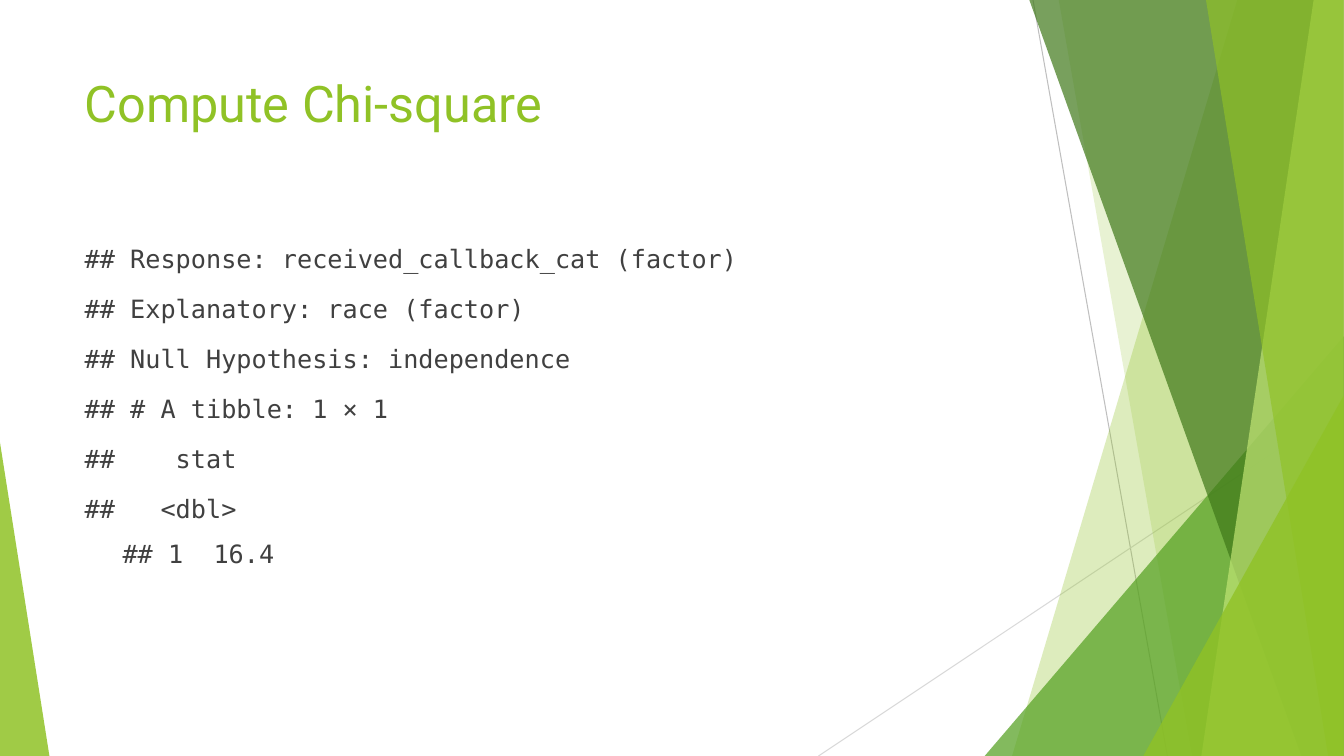
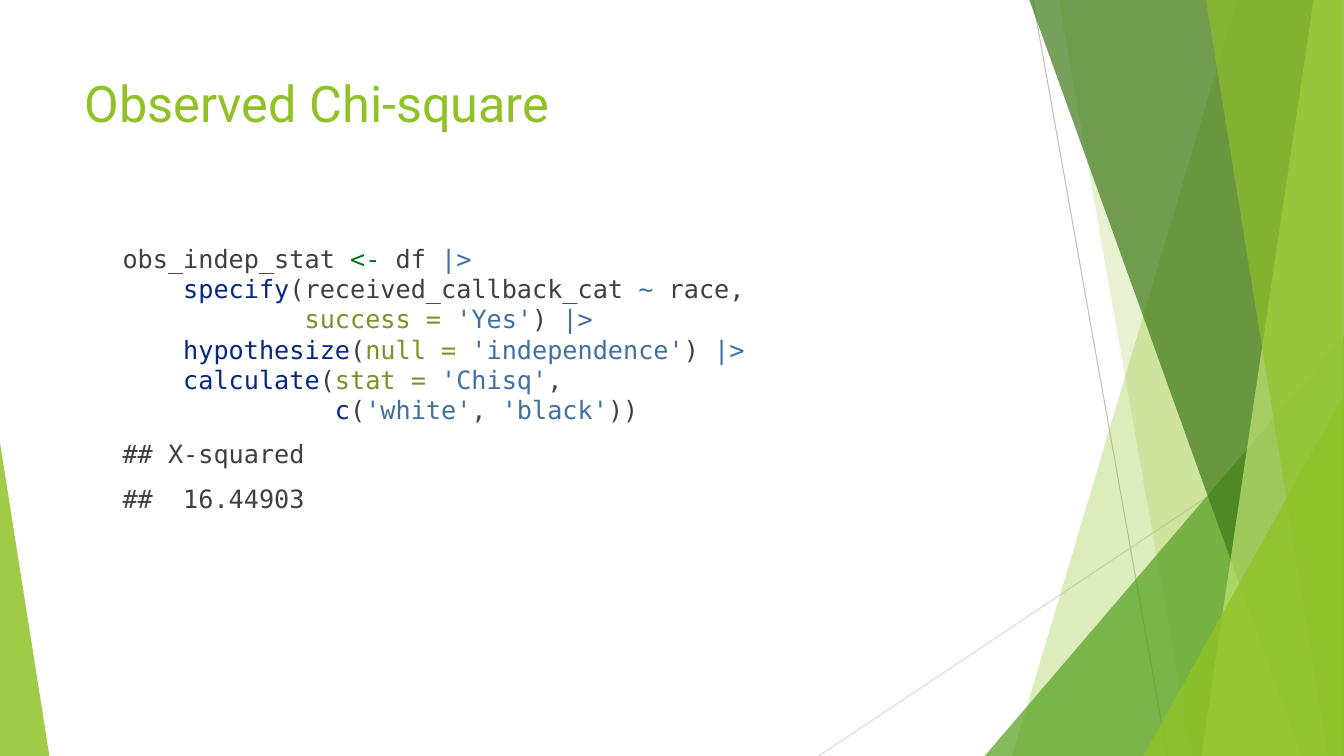
Before and after one commit to himalayahall/CUNY-DATA606, a slide deck: slide 11 of Project/Hakim-Project.pptx (slide 10 before the commit). Drawn at 1344x756 pixels with LibreOffice and Linux fonts; fonts in the diff are those of the drawing. Boxes give left, top, right and bottom in pixels: in the first picture for what was removed or moved away, otherwise in the second. Text is boxed around its words. In the diff, an @@ line names an element or a change of style, - is before the commit and + after.

```diff
--- a/Project/Hakim-Project.pptx
+++ b/Project/Hakim-Project.pptx
@@ title at (x1=85, y1=84, x2=550, y2=133): text changed @@
-Compute Chi-square
+Observed Chi-square
@@ text at (x1=123, y1=249, x2=745, y2=509): text changed @@
-## Response: received_callback_cat (factor)
-## Explanatory: race (factor)
-## Null Hypothesis: independence
-## # A tibble: 1 × 1
-## stat
-## <dbl>
-## 1 16.4
+obs_indep_stat <- df |>
+specify(received_callback_cat ~ race,
+success = 'Yes') |>
+hypothesize(null = 'independence') |>
+calculate(stat = 'Chisq',
+c('white', 'black'))
+## X-squared
+## 16.44903
```
Also in this commit, not shown: 8 other slides changed, 1 slide added, 1 other file.
